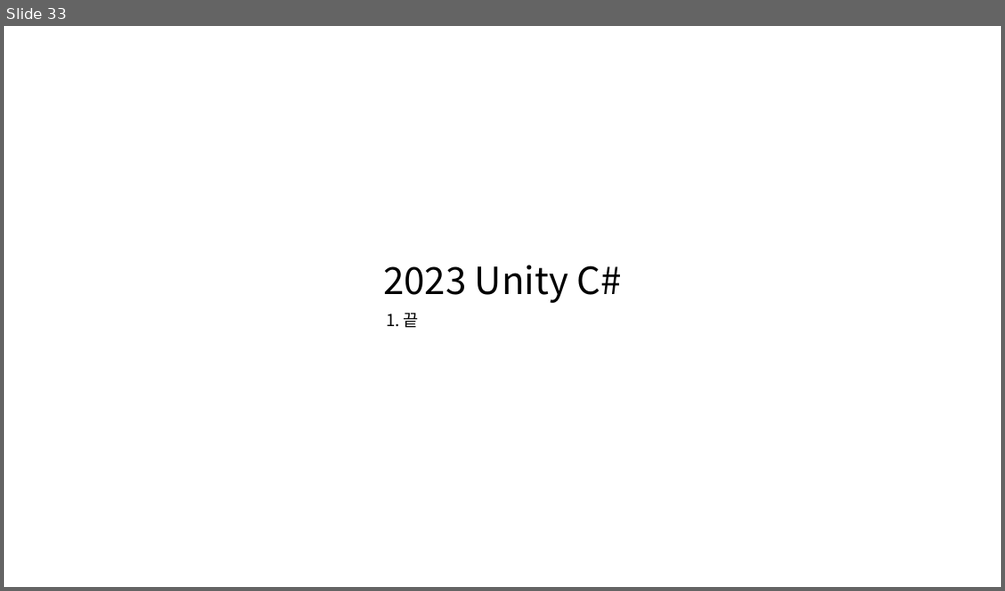
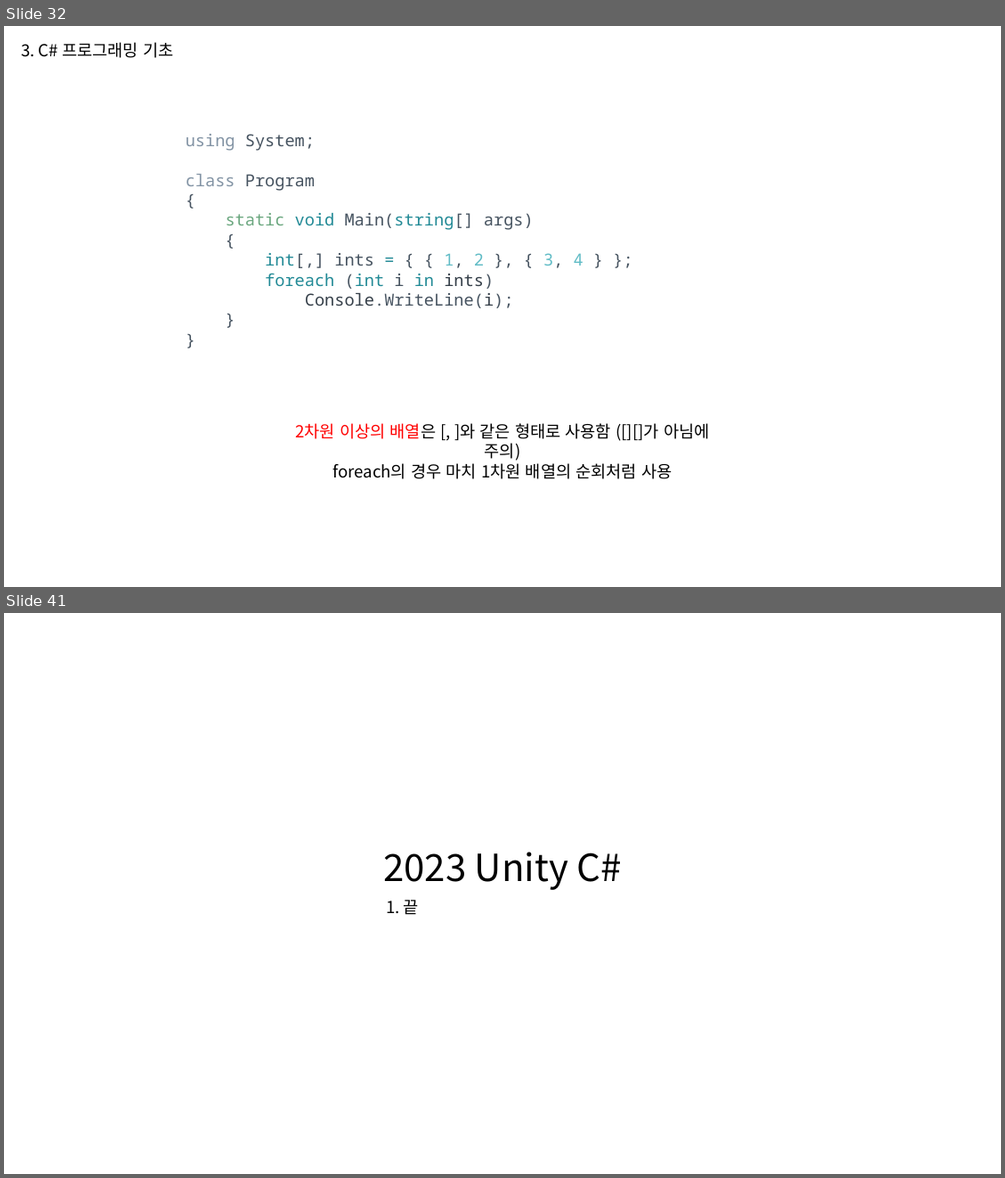
Before and after one commit to WooLyung/2023-Unity-CSharp, a slide deck: 1. C# 기초.pptx. Shown one above the other, each under a label of ours: slide 33 before the commit, slides 32 and 41 after it; the slides between them are not shown. The pictures are 1005x591 and 1005x1178 pixels, drawn with LibreOffice and Linux fonts; fonts in the diff are those of the drawing. Boxes give left, top, right and bottom in pixels: in the first picture for what was removed or moved away, otherwise in the second. Text is boxed around its words. In the diff, an @@ line names an element or a change of style, - is before the commit and + after.

```diff
--- a/1. C# 기초.pptx
+++ b/1. C# 기초.pptx
@@ slide 32 added at (x1=4, y1=26, x2=1001, y2=587), background #FFFFFF @@
@@ text added at (x1=21, y1=42, x2=173, y2=58), 16 pt, text #000000 @@
+3. C# 프로그래밍 기초
@@ text added at (x1=186, y1=134, x2=583, y2=308), 16 pt, text #465360 @@
+using System;
+class Program
+{
+static void Main(string[] args)
+{
+int[,] ints = { { 1, 2 }, { 3, 4 } };
+foreach (int i in ints)
+Console.WriteLine(i);
+}
+}
@@ text added at (x1=295, y1=423, x2=709, y2=479), 16 pt, text #000000 @@
+2차원 이상의 배열은 [, ]와 같은 형태로 사용함 ([][]가 아님에 주의)
+foreach의 경우 마치 1차원 배열의 순회처럼 사용
@@ what was slide 33 is now slide 41 @@
```
Also in this commit, not shown: 10 slides changed, 7 other slides added.
